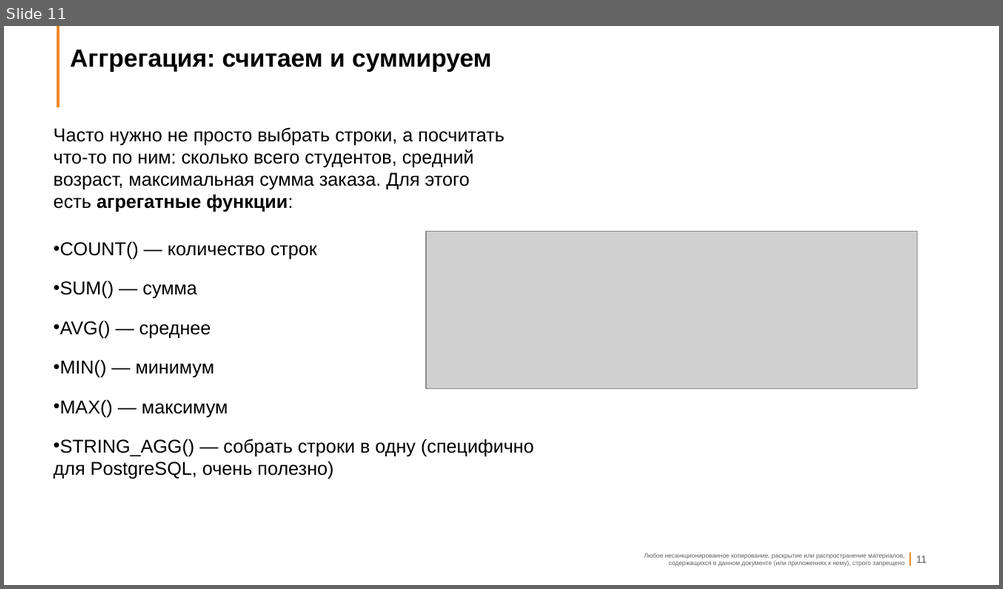
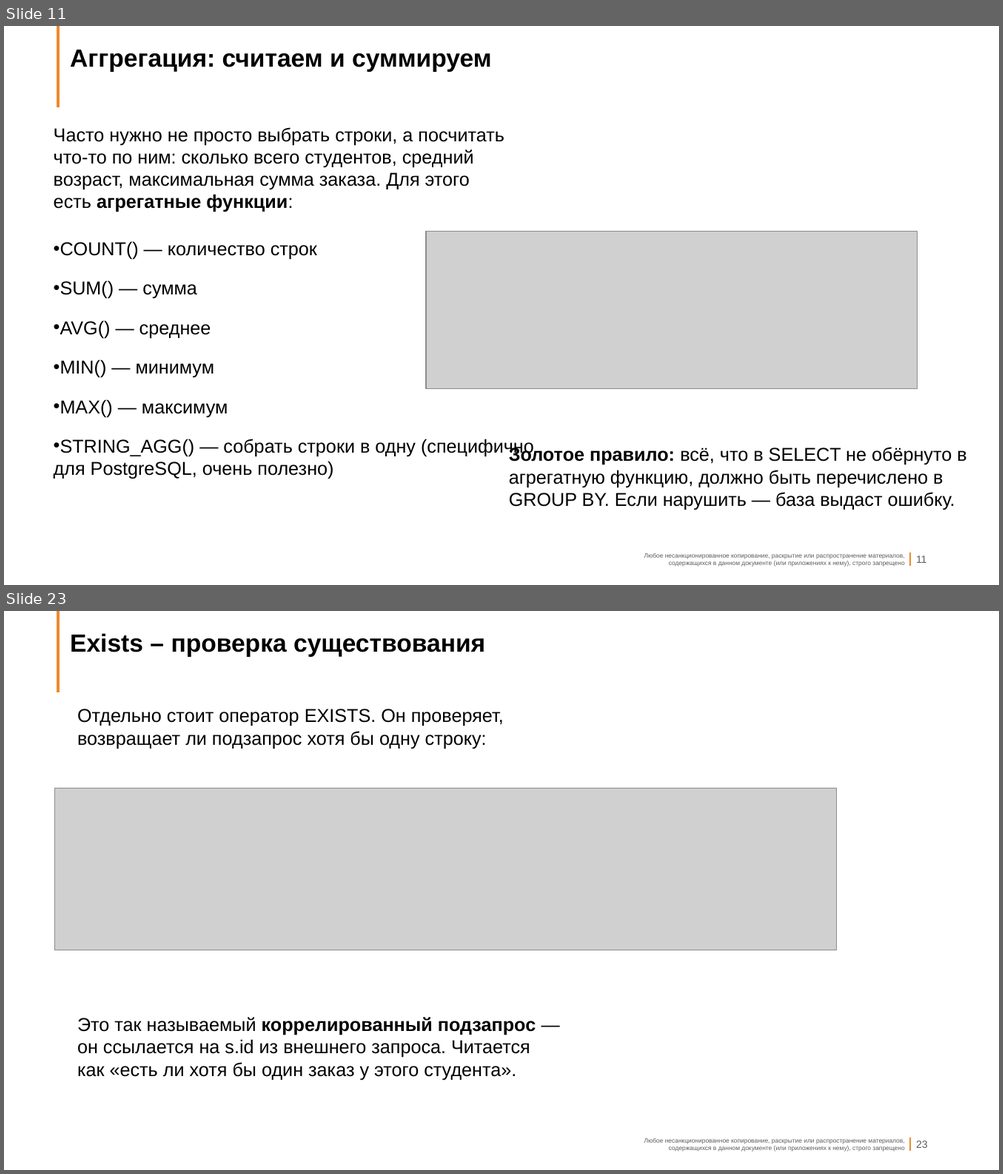
Before and after one commit to vivyako/it-24107, a slide deck: Лекция2_Основы_SQL.pptx. Shown one above the other, each under a label of ours: slide 11 before the commit, slides 11 and 23 after it; the slides between them are not shown. The pictures are 1003x589 and 1003x1174 pixels, drawn with LibreOffice and Linux fonts; fonts in the diff are those of the drawing; grey boxes stand for pictures; background and template pictures are left out. Boxes give left, top, right and bottom in pixels: in the first picture for what was removed or moved away, otherwise in the second. Text is boxed around its words. In the diff, an @@ line names an element or a change of style, - is before the commit and + after.

```diff
--- a/Лекция2_Основы_SQL.pptx
+++ b/Лекция2_Основы_SQL.pptx
@@ slide 23 added at (x1=4, y1=611, x2=999, y2=1170), background #FFFFFF; not listed: 5 template elements that a slide beside it also shows @@
@@ title added at (x1=70, y1=633, x2=485, y2=657), 24 pt, text #000000, bold @@
+Exists – проверка существования
@@ text added at (x1=77, y1=709, x2=504, y2=749), 18 pt, text #000000 @@
+Отдельно стоит оператор EXISTS. Он проверяет, возвращает ли подзапрос хотя бы одну строку:
@@ picture added at (x1=55, y1=789, x2=836, y2=951) @@
@@ text added at (x1=77, y1=1017, x2=535, y2=1080), 18 pt, text #000000 @@
+Это так называемый коррелированный подзапрос — он ссылается на s.id из внешнего запроса. Читается как «есть ли хотя бы один заказ у этого студента».
@@ slide 11 changed as well @@
@@ text added at (x1=509, y1=446, x2=966, y2=511), 18 pt, text #000000 @@
+Золотое правило: всё, что в SELECT не обёрнуто в агрегатную функцию, должно быть перечислено в GROUP BY. Если нарушить — база выдаст ошибку.
```
Also in this commit, not shown: 19 other slides added.
